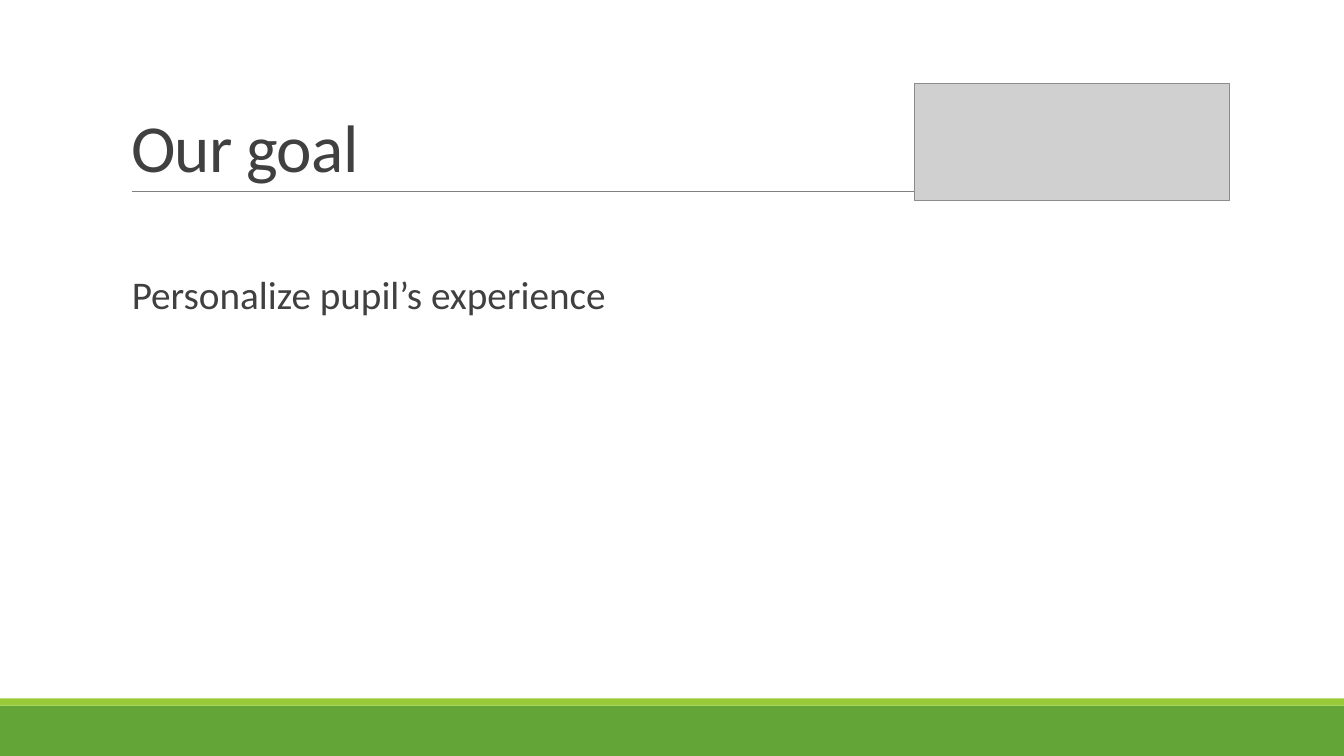
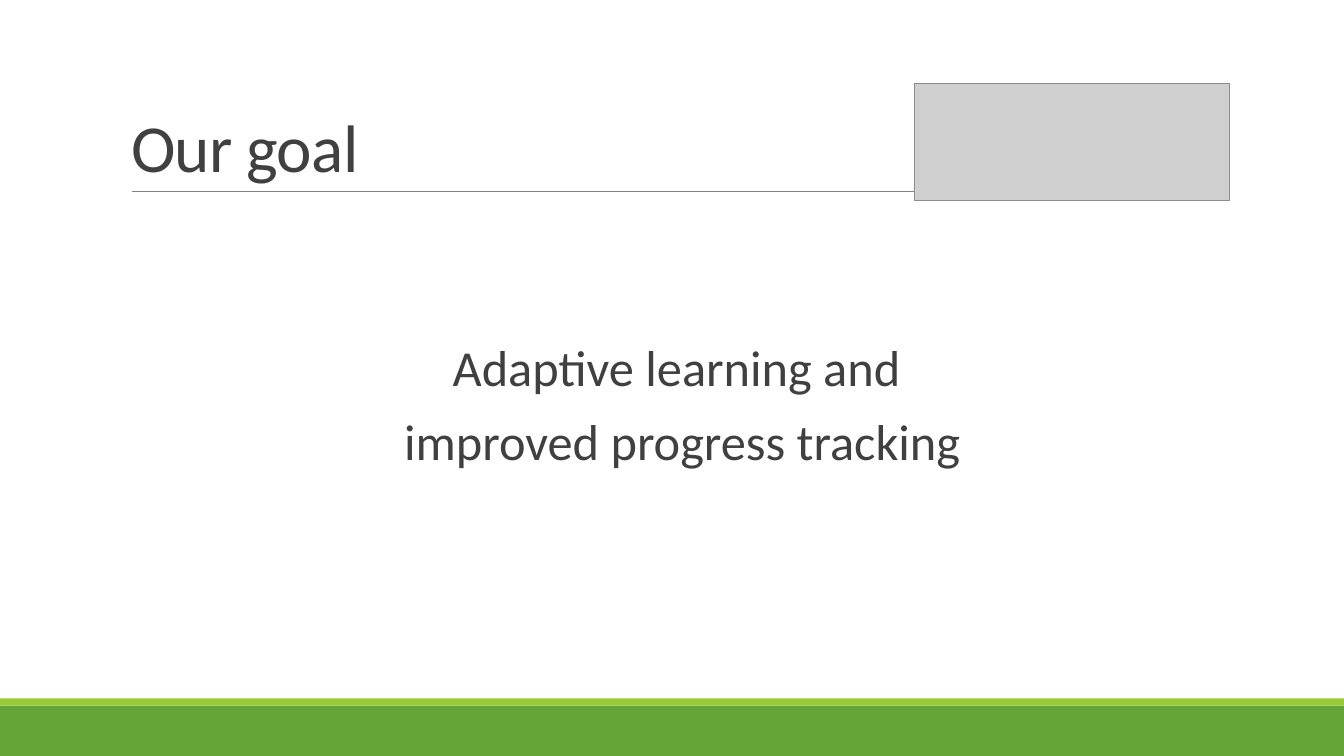
Before and after one commit to Ldn2016/team-17, a slide deck: slide 3 of Presentation/Edulution.pptx. Drawn at 1344x756 pixels with LibreOffice and Linux fonts; fonts in the diff are those of the drawing; grey boxes stand for pictures. Boxes give left, top, right and bottom in pixels: in the first picture for what was removed or moved away, otherwise in the second. Text is boxed around its words. In the diff, an @@ line names an element or a change of style, - is before the commit and + after.

Commit message:
Final presentation

```diff
--- a/Presentation/Edulution.pptx
+++ b/Presentation/Edulution.pptx
@@ text at (404, 351, 960, 469): text changed; size 28 to 36 pt @@
-  Personalize pupil’s experience
+  Adaptive learning and
+  improved progress tracking
```
